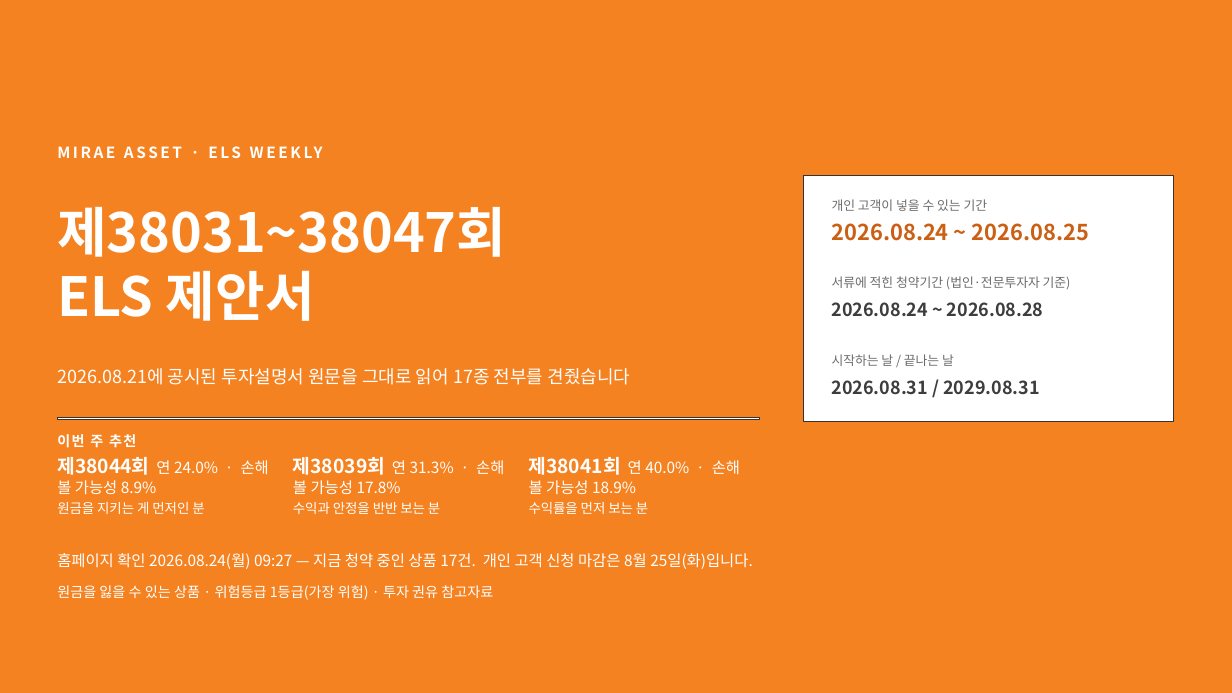
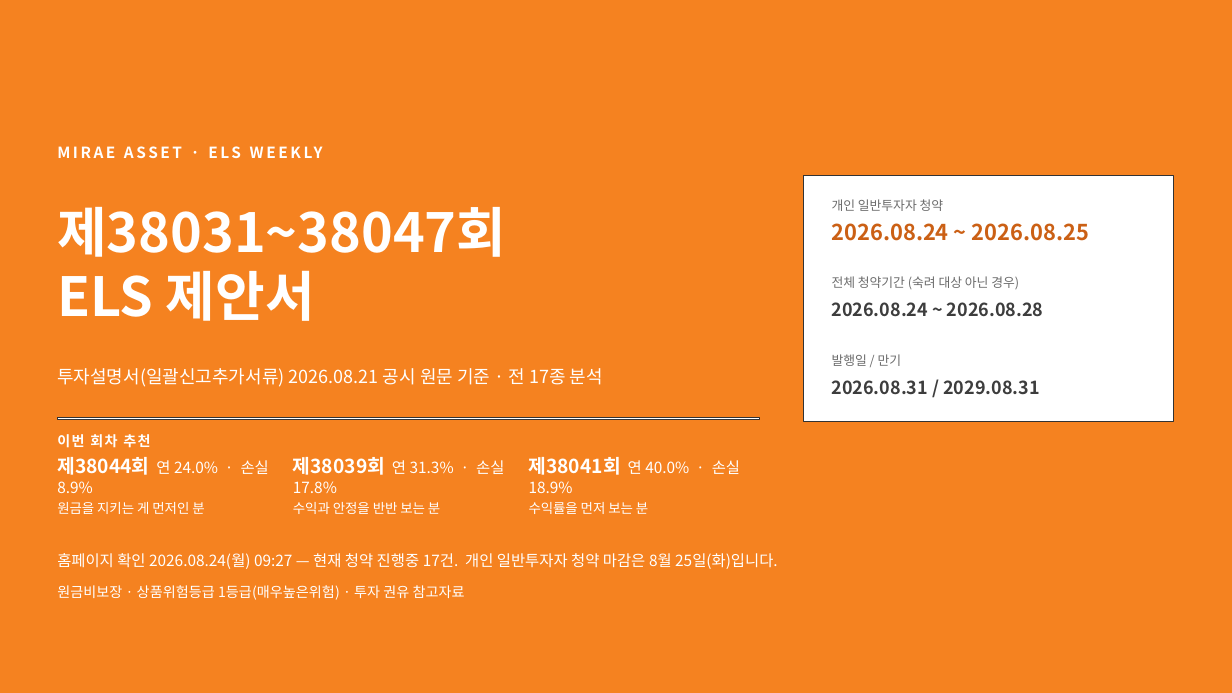
Before and after one commit to hanaroline/work_1, a slide deck: slide 1 of els-proposal.pptx. Drawn at 1232x693 pixels with LibreOffice and Linux fonts; fonts in the diff are those of the drawing. Boxes give left, top, right and bottom in pixels: in the first picture for what was removed or moved away, otherwise in the second. Text is boxed around its words. In the diff, an @@ line names an element or a change of style, - is before the commit and + after.

```diff
--- a/els-proposal.pptx
+++ b/els-proposal.pptx
@@ text at [832, 199, 944, 211]: text changed @@
-개인 고객이 넣을 수 있는 기간
+개인 일반투자자 청약
@@ text at [832, 276, 1019, 289]: text changed @@
-서류에 적힌 청약기간 (법인·전문투자자 기준)
+전체 청약기간 (숙려 대상 아닌 경우)
@@ text at [832, 354, 902, 366]: text changed @@
-시작하는 날 / 끝나는 날
+발행일 / 만기
@@ text at [57, 368, 603, 387]: text changed @@
-2026.08.21에 공시된 투자설명서 원문을 그대로 읽어 17종 전부를 견줬습니다
+투자설명서(일괄신고추가서류) 2026.08.21 공시 원문 기준 · 전 17종 분석
@@ text at [57, 434, 150, 448]: text changed @@
-이번 주 추천
+이번 회차 추천
@@ text at [57, 457, 269, 475]: text changed @@
-제38044회 연 24.0% · 손해 볼 가능성 8.9%
+제38044회 연 24.0% · 손실 8.9%
@@ text at [293, 457, 504, 475]: text changed @@
-제38039회 연 31.3% · 손해 볼 가능성 17.8%
+제38039회 연 31.3% · 손실 17.8%
@@ text at [529, 457, 740, 475]: text changed @@
-제38041회 연 40.0% · 손해 볼 가능성 18.9%
+제38041회 연 40.0% · 손실 18.9%
@@ text at [57, 553, 778, 569]: text changed @@
-홈페이지 확인 2026.08.24(월) 09:27 — 지금 청약 중인 상품 17건. 개인 고객 신청 마감은 8월 25일(화)입니다.
+홈페이지 확인 2026.08.24(월) 09:27 — 현재 청약 진행중 17건. 개인 일반투자자 청약 마감은 8월 25일(화)입니다.
@@ text at [57, 585, 465, 600]: text changed @@
-원금을 잃을 수 있는 상품 · 위험등급 1등급(가장 위험) · 투자 권유 참고자료
+원금비보장 · 상품위험등급 1등급(매우높은위험) · 투자 권유 참고자료
```
Also in this commit, not shown: 4 other slides changed, 4 other files.
